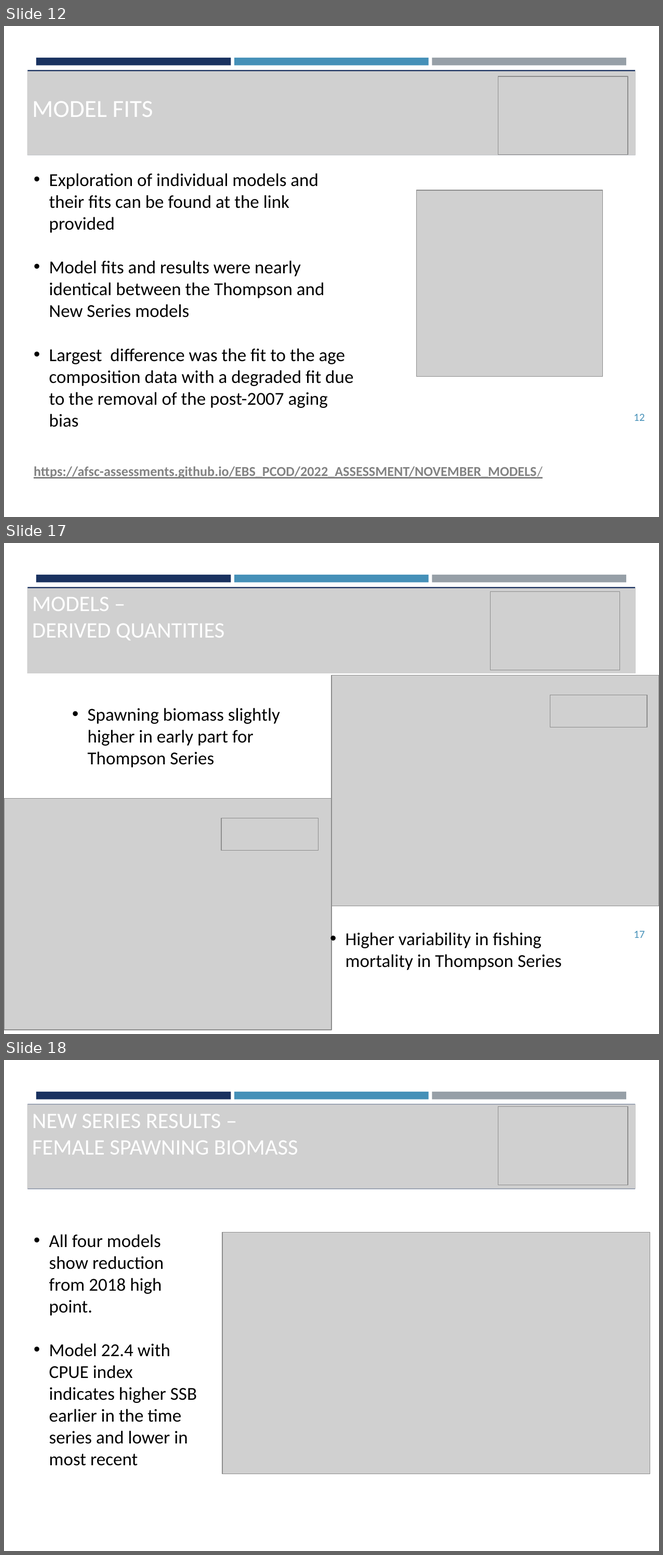
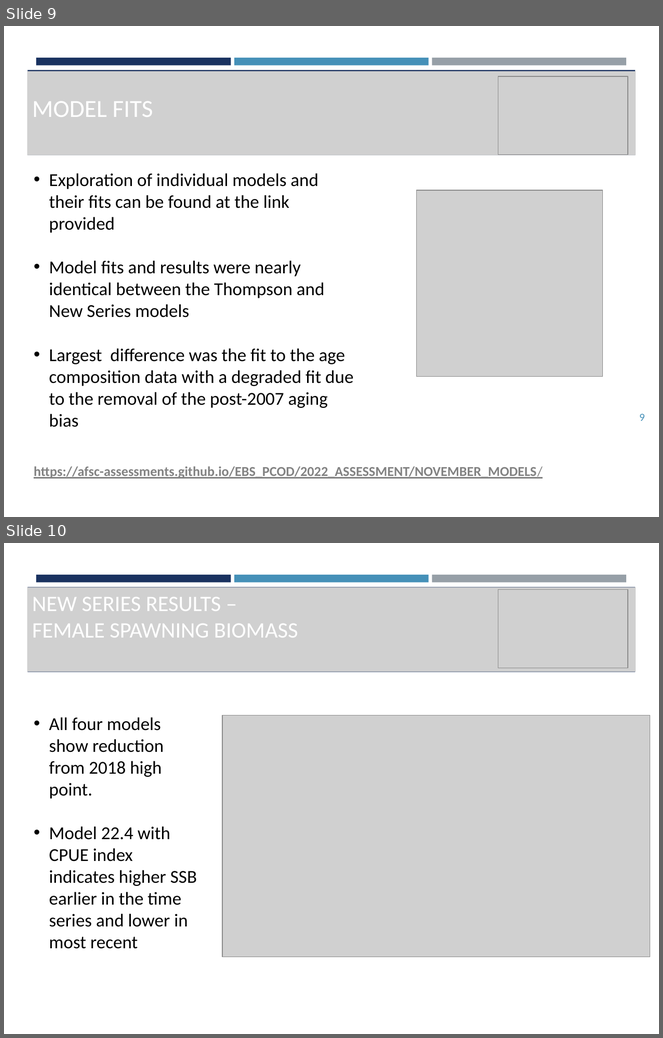
Before and after one commit to afsc-assessments/EBS_PCOD, a slide deck: 2022_ASSESSMENT/NOVEMBER_MODELS/BS_PCOD_SSC_Presentation_2022.pptx. Shown one above the other, each under a label of ours: slides 12, 17 and 18 before the commit, slides 9 and 10 after it; the slides between them are not shown. The pictures are 663x1555 and 663x1038 pixels, drawn with LibreOffice and Linux fonts; fonts in the diff are those of the drawing; grey boxes stand for pictures. Boxes give left, top, right and bottom in pixels: in the first picture for what was removed or moved away, otherwise in the second. Text is boxed around its words. In the diff, an @@ line names an element or a change of style, - is before the commit and + after.

```diff
--- a/2022_ASSESSMENT/NOVEMBER_MODELS/BS_PCOD_SSC_Presentation_2022.pptx
+++ b/2022_ASSESSMENT/NOVEMBER_MODELS/BS_PCOD_SSC_Presentation_2022.pptx
@@ slide 17 removed at (4, 543, 659, 1034), background #FFFFFF; not listed: 4 template elements that a slide beside it also shows @@
@@ picture removed at (27, 588, 636, 674) @@
@@ title removed at (32, 597, 224, 640) @@
-MODELS –
-DERIVED QUANTITIES
@@ picture removed at (491, 591, 621, 670) @@
@@ picture removed at (332, 676, 659, 906) @@
@@ picture removed at (551, 695, 647, 727) @@
@@ text removed at (88, 708, 280, 768) @@
-• Spawning biomass slightly higher in early part for Thompson Series
@@ picture removed at (4, 798, 332, 1030) @@
@@ picture removed at (221, 818, 319, 850) @@
@@ text removed at (346, 932, 562, 970) @@
-• Higher variability in fishing mortality in Thompson Series
@@ page number removed at (634, 931, 645, 938) @@
-17
@@ what was slide 12 is now slide 9 @@
@@ page number at (639, 414, 645, 421): text changed @@
-12
+9
@@ what was slide 18 is now slide 10 @@
```
Also in this commit, not shown: 1 slide changed, 5 slides added, 7 other slides removed, 50 other files.
